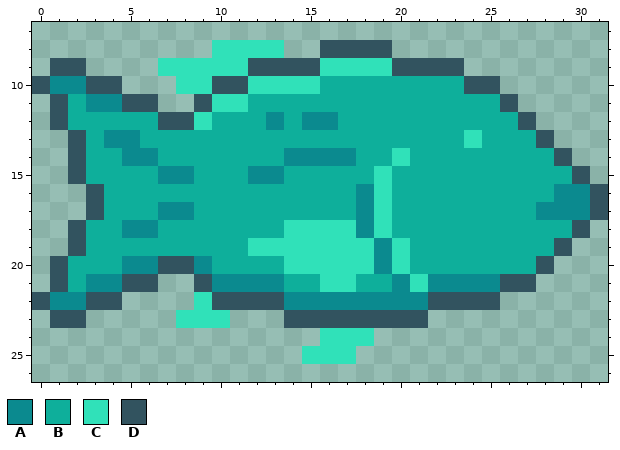
Pixel-art sprite, stored at Treasure Trench/Assets/Sprites/RedSnapper/RedSnapper0.png. Above: the version before the commit.
The file is 32x32 pixels. Shown: x 0..31, y 7..26.
Palette (. is transparent): A #0b8a8f  B #0eaf9b  C #30e1b9  D #32535f
Pixels before, first column x 0:
 8 ..........CCCC..DDDD............
 9 .DD....CCCCCDDDDCCCCDDDD........
10 DAADD...CCDDCCCCBBBBBBBBDD......
11 .DBAADD..DCCBBBBBBBBBBBBBBD.....
12 .DBBBBBDDCBBBABAABBBBBBBBBBD....
13 ..DBAABBBBBBBBBBBBBBBBBBCBBBD...
14 ..DBBAABBBBBBBAAAABBCBBBBBBBBD..
15 ..DBBBBAABBBAABBBBBCBBBBBBBBBBD.
16 ...DBBBBBBBBBBBBBBACBBBBBBBBBAAD
17 ...DBBBAABBBBBBBBBACBBBBBBBBAAAD
18 ..DBBAABBBBBBBCCCCACBBBBBBBBBBD.
19 ..DBBBBBBBBBCCCCCCCACBBBBBBBBD..
20 .DBBBAADDABBBBCCCCCACBBBBBBBD...
21 .DBAADD..DAAAABBCCBBACAAAADD....
22 DAADD....CDDDDAAAAAAAADDDD......
23 .DD.....CCC...DDDDDDDD..........
24 ................CCC.............
25 ...............CCC..............
The result:
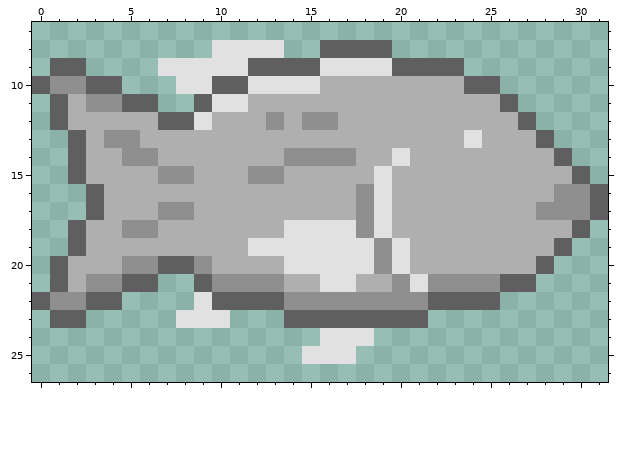
From old to new:
{"colour":"A","old":"#0b8a8f","new":"#8f8f8f"}
{"colour":"B","old":"#0eaf9b","new":"#afafaf"}
{"colour":"C","old":"#30e1b9","new":"#e1e1e1"}
{"colour":"D","old":"#32535f","new":"#5f5f5f"}
{"label":"changed","picture_box":[32,40,608,364]}
